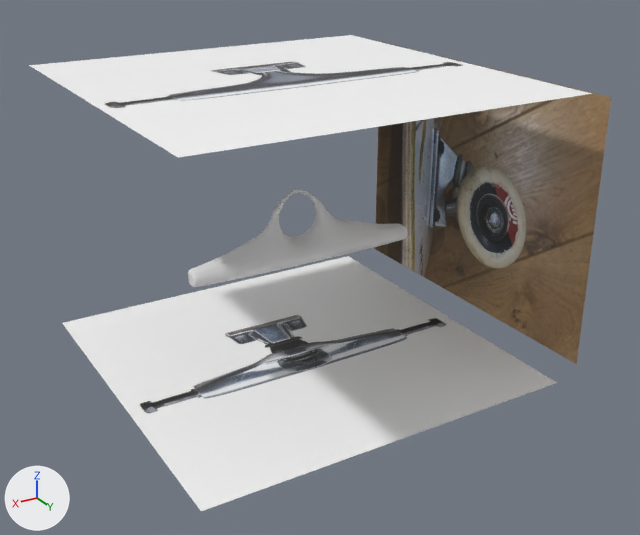
One commit to the Blender file 05 -Modelisation/3D_modelisation_git/Blender/Skateboard.blend: the scene before it, then after it.
Rendered twice from a 50 mm lens placed at (1.054, 2.085, 0.79), pointed at (-0.061, 0.228, -0.139). Every picture has the same lights, and +X, +Y and +Z are marked at lower left.

In view in the first picture: 'truck_behind', 'truck_cote', 'truck_face', 'truck_part2'.
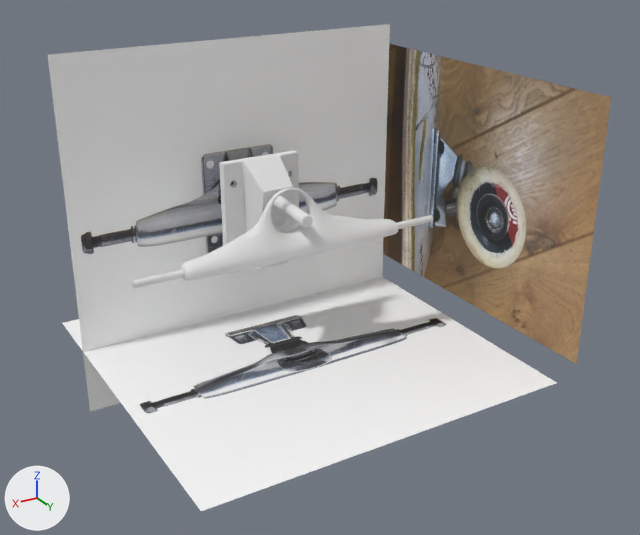
Scene script edits in JSON lines:
```json
{"op": "add", "block": "me_plan_007", "code": ["me_plan_007 = bpy.data.meshes.new('Plan.007')", "me_plan_007.from_pydata(...)  # 5825 vertices, 5786 faces; spans x -0.442..0.444, y 0.0..0.268, z -0.196..0.119"]}
{"op": "add", "block": "ob_truck_behind", "code": "ob_truck_behind.hide_set(True)"}
{"op": "set", "path": "ob_truck_part2.location", "old": "(0.002, 0.125, -0.101)", "new": "(0.002, 0.082, -0.101)"}
{"op": "add", "block": "ob_truck_part2", "code": "ob_truck_part2.hide_set(True)  # its collection is switched off"}
{"op": "remove", "block": "ob_truck_top", "code": "ob_truck_top.hide_set(True)"}
{"op": "add", "block": "ob_truck_base_004", "code": ["ob_truck_base_004 = bpy.data.objects.new('truck_base.004', me_plan_007)", "ob_truck_base_004.location = (0.0, 0.0, 0.0)"]}
```

Pixel boxes (x1, y1, x2, y2) of what changed, in the pictures (640 x 535 px):
```json
{"object": "truck_top", "change": "shown", "after": [48, 24, 390, 411]}
{"object": "truck_behind", "change": "hidden", "before": [29, 35, 592, 158]}
{"object": "truck_base.004", "change": "added", "after": [132, 150, 433, 288]}
{"object": "truck_part2", "change": "hidden", "before": [188, 189, 408, 287]}
```
